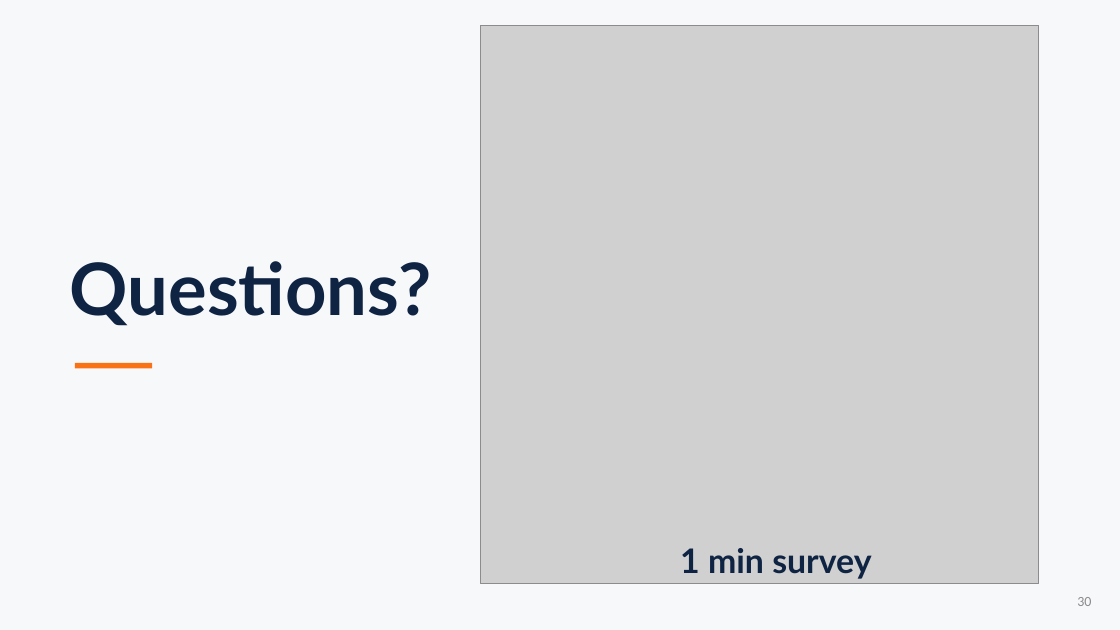
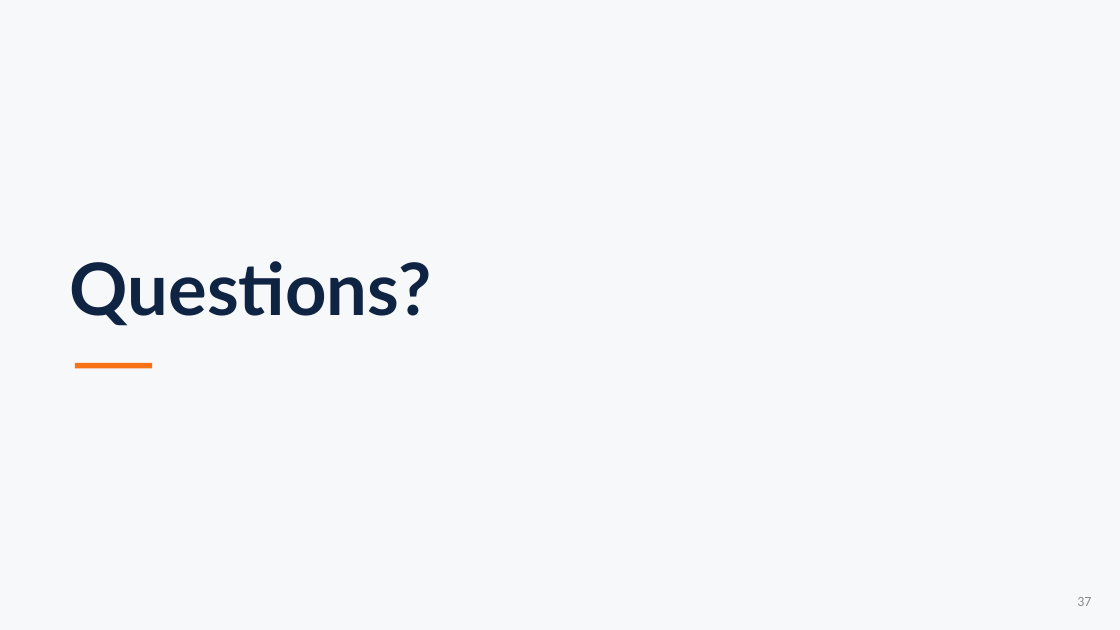
Before and after one commit to sefop/sefop-training-hub, a slide deck: slide 37 of workshops/2026-11-06-cal_poly/sefop-cal-poly.pptx (slide 30 before the commit). Drawn at 1120x630 pixels with LibreOffice and Linux fonts; fonts in the diff are those of the drawing; grey boxes stand for pictures. Boxes give left, top, right and bottom in pixels: in the first picture for what was removed or moved away, otherwise in the second. Text is boxed around its words. In the diff, an @@ line names an element or a change of style, - is before the commit and + after.

```diff
--- a/workshops/2026-11-06-cal_poly/sefop-cal-poly.pptx
+++ b/workshops/2026-11-06-cal_poly/sefop-cal-poly.pptx
@@ picture removed at [481,25,1039,584] @@
@@ text removed at [680,548,871,579] @@
-1 min survey
@@ page number at [1077,597,1091,606]: text changed @@
-30
+37
```
Also in this commit, not shown: 15 other slides changed, 8 slides added, 1 slide removed, 2 other files.
